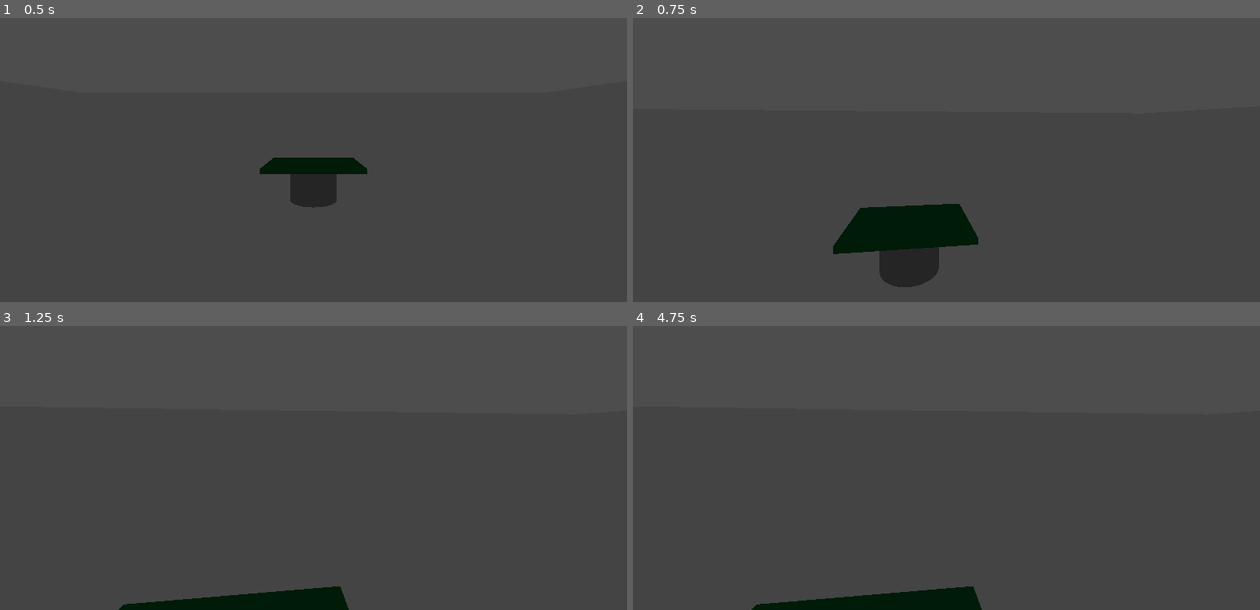
Above: before the commit, frames 1-4 (two rows, left to right).
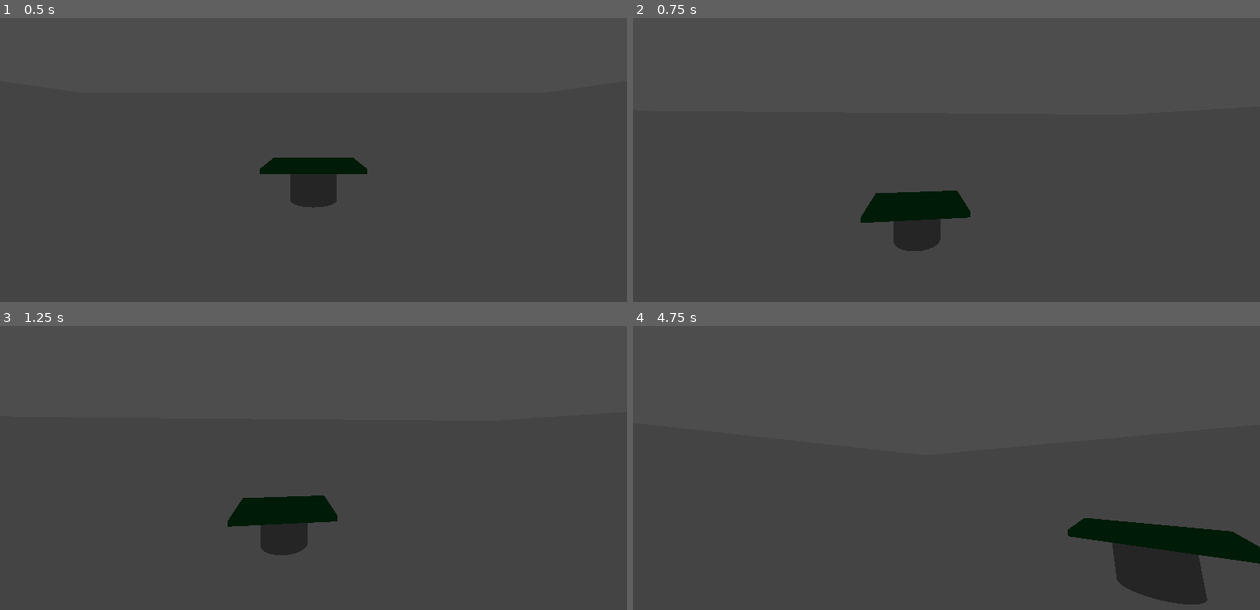
Above: after the commit, the same moments.

Repository: espam-clap/test1
Game: Godot game, scene res://scenes/blackjack.tscn
Two runs of this game, one before a commit and one after it. Both use one fixed random seed, a clock stepped at 60 frames per second and the inputs below.
Inputs (mouse positions are in pixels of both pictures, inside the frame that each line leads up to):
- Up to frame 1 (0.5 s): no input
- Up to frame 2 (0.75 s): tap Enter (ui_accept) at 0.5 s; move the mouse to (977, 123) at 0.52 s; hold Up (ui_up) from 0.53 s (still down)
- Up to frame 3 (1.25 s): keep holding Up (ui_up); tap Enter (ui_accept) at 0.77 s
- Up to frame 4 (4.75 s): move the mouse to (821, 450) at 1.27 s; release Up (ui_up) at 1.28 s; hold Down (ui_down) 1.28-2.03 s; tap Enter (ui_accept) at 1.52, 2.75, 3.02, 3.77, 4.52 s; move the mouse to (1009, 357) at 2.02 s; hold Right (ui_right) 2.03-2.78 s; move the mouse to (915, 504) at 2.77 s; hold Up (ui_up) 2.78-3.53 s; move the mouse to (1134, 487) at 3.52 s; hold Left (ui_left) from 3.53 s (still down); move the mouse to (758, 379) at 4.27 s

Frame 1 is identical in both runs. In frame 2, 4.1% of the frame differs, in the area x 31-56%, y 60-95%; in frame 3, 4.1%; in frame 4, 6.8%, in the area x 18-100%, y 67-100%.

Commit message:
This commit implements several improvements to the player controls and game interaction based on your feedback.
1.  **Guaranteed WASD Controls:** I have added new input actions (`move_forward`, etc.) to `project.godot` and mapped them to WASD to ensure these keys always work for movement.
2.  **'E' to Interact:** I have overhauled the blackjack table interaction. The UI no longer opens automatically. Instead, you are prompted to 'Press E to Play' when near the table and must press the 'E' key to initiate the game.
3.  **Interaction Logic:** The player controller now correctly manages the interaction state, showing and hiding the prompt, and listening for the 'interact' key press.

Diff:
--- a/Spielsucht/project.godot
+++ b/Spielsucht/project.godot
@@ -17,3 +17,11 @@
 [rendering]
 
 quality/intended_usage/framebuffer_allocation=2
+
+[input]
+
+move_forward=@"{\"deadzone\":0.5,\"events\":[Object(InputEventKey,\"resource_local_to_scene\":false,\"resource_name\":\"\",\"device\":0,\"window_id\":0,\"alt_pressed\":false,\"shift_pressed\":false,\"ctrl_pressed\":false,\"meta_pressed\":false,\"pressed\":false,\"keycode\":0,\"physical_keycode\":87,\"unicode\":0,\"echo\":false,\"script\":null)]}"
+move_backward=@"{\"deadzone\":0.5,\"events\":[Object(InputEventKey,\"resource_local_to_scene\":false,\"resource_name\":\"\",\"device\":0,\"window_id\":0,\"alt_pressed\":false,\"shift_pressed\":false,\"ctrl_pressed\":false,\"meta_pressed\":false,\"pressed\":false,\"keycode\":0,\"physical_keycode\":83,\"unicode\":0,\"echo\":false,\"script\":null)]}"
+move_left=@"{\"deadzone\":0.5,\"events\":[Object(InputEventKey,\"resource_local_to_scene\":false,\"resource_name\":\"\",\"device\":0,\"window_id\":0,\"alt_pressed\":false,\"shift_pressed\":false,\"ctrl_pressed\":false,\"meta_pressed\":false,\"pressed\":false,\"keycode\":0,\"physical_keycode\":65,\"unicode\":0,\"echo\":false,\"script\":null)]}"
+move_right=@"{\"deadzone\":0.5,\"events\":[Object(InputEventKey,\"resource_local_to_scene\":false,\"resource_name\":\"\",\"device\":0,\"window_id\":0,\"alt_pressed\":false,\"shift_pressed\":false,\"ctrl_pressed\":false,\"meta_pressed\":false,\"pressed\":false,\"keycode\":0,\"physical_keycode\":68,\"unicode\":0,\"echo\":false,\"script\":null)]}"
+interact=@"{\"deadzone\":0.5,\"events\":[Object(InputEventKey,\"resource_local_to_scene\":false,\"resource_name\":\"\",\"device\":0,\"window_id\":0,\"alt_pressed\":false,\"shift_pressed\":false,\"ctrl_pressed\":false,\"meta_pressed\":false,\"pressed\":false,\"keycode\":0,\"physical_keycode\":69,\"unicode\":0,\"echo\":false,\"script\":null)]}"
--- a/Spielsucht/scenes/world_3d.tscn
+++ b/Spielsucht/scenes/world_3d.tscn
@@ -86,6 +86,23 @@
 [node name="BlackjackUI" parent="." instance=ExtResource("3_klmno")]
 visible = false
 
+[node name="InteractionPrompt" type="Label" parent="."]
+anchors_preset = 8
+anchor_left = 0.5
+anchor_top = 0.5
+anchor_right = 0.5
+anchor_bottom = 0.5
+offset_left = -150.0
+offset_top = 50.0
+offset_right = 150.0
+offset_bottom = 73.0
+grow_horizontal = 2
+grow_vertical = 2
+text = "Press E to Play Blackjack"
+horizontal_alignment = 1
+vertical_alignment = 1
+visible = false
+
 [node name="Walls" type="Node3D" parent="."]
 
 [node name="NorthWall" type="StaticBody3D" parent="Walls"]
@@ -123,3 +140,5 @@
 
 [connection signal="body_entered" from="BlackjackTable/InteractionArea" to="Player" method="_on_interaction_area_body_entered"]
 [connection signal="game_exited" from="BlackjackUI" to="Player" method="_on_blackjack_game_exited"]
+
+[connection signal="body_exited" from="BlackjackTable/InteractionArea" to="Player" method="_on_interaction_area_body_exited"]
--- a/Spielsucht/scripts/player_controller.gd
+++ b/Spielsucht/scripts/player_controller.gd
@@ -5,17 +5,21 @@
 @export var mouse_sensitivity = 0.002
 
 @export var blackjack_ui: Control
+@onready var interaction_prompt = get_node("/root/World3D/InteractionPrompt")
 
-# Get the gravity from the project settings to be synced with RigidBody nodes.
+var can_interact = false
 var gravity = ProjectSettings.get_setting("physics/3d/default_gravity")
 
 func _ready():
     Input.set_mouse_mode(Input.MOUSE_MODE_CAPTURED)
 
-
 func _unhandled_input(event):
     if get_tree().paused:
         return
+
+    if event.is_action_pressed("interact") and can_interact:
+        open_blackjack_ui()
+
     if event is InputEventMouseMotion:
         rotate_y(-event.relative.x * mouse_sensitivity)
         $Head/Camera3D.rotate_x(-event.relative.y * mouse_sensitivity)
@@ -31,7 +35,7 @@
         velocity.y = jump_velocity
 
     # Get the input direction and handle the movement/deceleration.
-    var input_dir = Input.get_vector("ui_left", "ui_right", "ui_up", "ui_down")
+    var input_dir = Input.get_vector("move_left", "move_right", "move_forward", "move_backward")
     var direction = (transform.basis * Vector3(input_dir.x, 0, input_dir.y)).normalized()
     if direction:
         velocity.x = direction.x * speed
@@ -42,14 +46,30 @@
 
     move_and_slide()
 
+func open_blackjack_ui():
+    get_tree().paused = true
+    Input.set_mouse_mode(Input.MOUSE_MODE_VISIBLE)
+    if blackjack_ui:
+        blackjack_ui.show()
+        # Also call the start_new_game function on the UI if it exists
+        if blackjack_ui.has_method("start_new_game"):
+            blackjack_ui.start_new_game()
+
+    interaction_prompt.hide()
+
 func _on_interaction_area_body_entered(body):
     if body == self:
-        get_tree().paused = true
-        Input.set_mouse_mode(Input.MOUSE_MODE_VISIBLE)
-        if blackjack_ui:
-            blackjack_ui.show()
+        can_interact = true
+        interaction_prompt.show()
+
+func _on_interaction_area_body_exited(body):
+    if body == self:
+        can_interact = false
+        interaction_prompt.hide()
 
 func _on_blackjack_game_exited():
     get_tree().paused = false
     Input.set_mouse_mode(Input.MOUSE_MODE_CAPTURED)
-    # The UI hides itself via its own script.
+    # The UI hides itself. The prompt should remain hidden as we are no longer in the area.
+    can_interact = false
+    interaction_prompt.hide()
